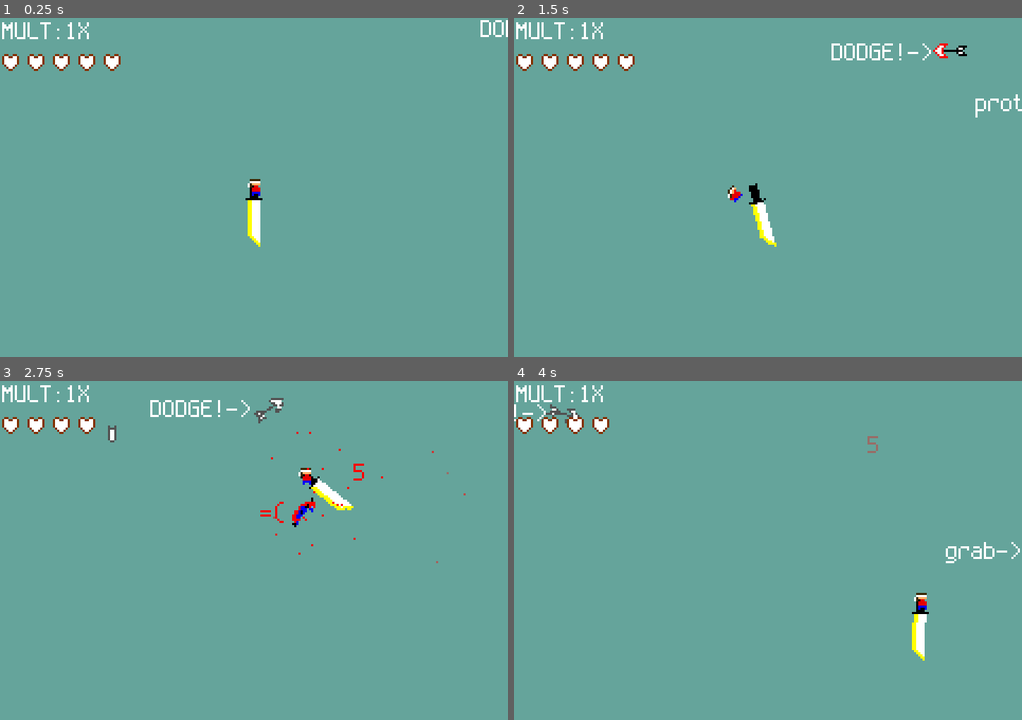
Above: before the commit, frames 1-4 (two rows, left to right).
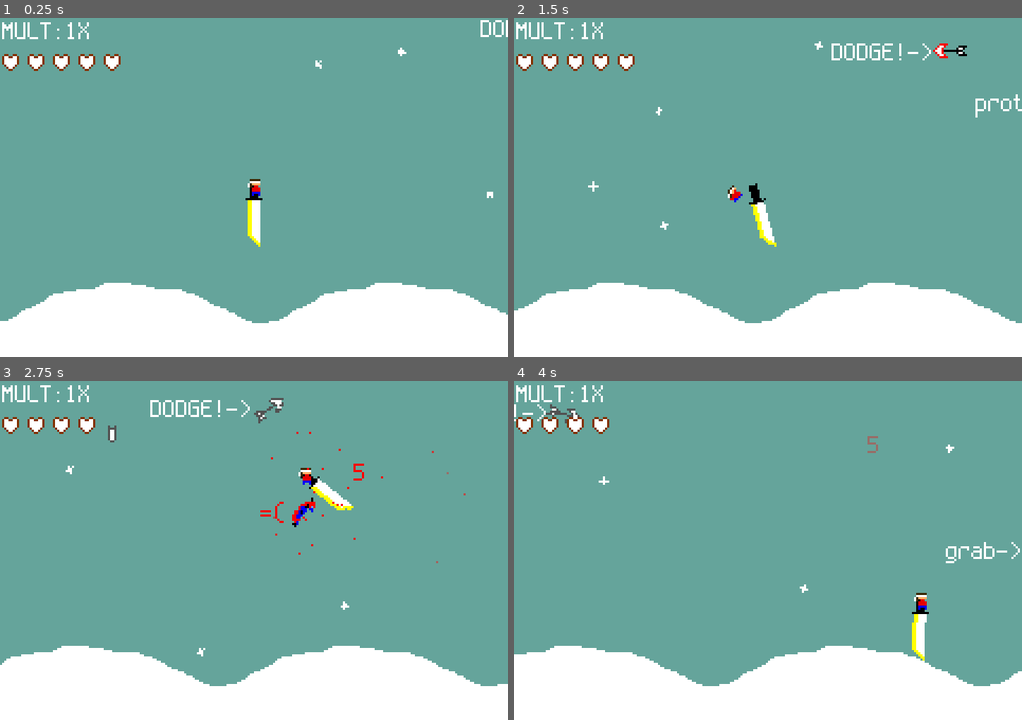
Above: after the commit, the same moments.

Repository: bytomancer/clonq-jam-2026
Game: Godot game, scene res://scn/main.tscn
Same seed, same stepped clock (60 frames per second), same inputs: the game is played once before the commit and once after it. This scene is started directly instead of the project's main scene.
Inputs (mouse positions are in pixels of both pictures, inside the frame that each line leads up to):
- Up to frame 1 (0.25 s): no input
- Up to frame 2 (1.5 s): move the mouse to (879, 170) at 0.52 s; move the mouse to (666, 204) at 1.27 s
- Up to frame 3 (2.75 s): move the mouse to (304, 475) at 2.02 s
- Up to frame 4 (4 s): move the mouse to (742, 618) at 2.77 s; move the mouse to (920, 601) at 3.52 s

The runs differ from the first frame. In frame 1, 18% of the frame differs, in the area x 0-100%, y 8-100%; in frame 2, 18%; in frame 3, 17%; in frame 4, 17%.

Commit message:
Simple bg

Diff:
--- a/godot/scn/main.tscn
+++ b/godot/scn/main.tscn
@@ -13,8 +13,12 @@
 [ext_resource type="PackedScene" uid="uid://b1ys5mywg1ejp" path="res://fab/powerup.tscn" id="14_altm0"]
 [ext_resource type="SpriteFrames" uid="uid://bjd8lfuvp151o" path="res://res/dead_heart_anim.tres" id="14_qy7k8"]
 [ext_resource type="LabelSettings" uid="uid://c757dayt8j6j7" path="res://res/default_label_setting.tres" id="15_qy7k8"]
+[ext_resource type="Texture2D" uid="uid://ccb71ndpoyfaj" path="res://ass/hill.png" id="16_qy7k8"]
 [ext_resource type="Texture2D" uid="uid://c3wm3se5ovxi0" path="res://ass/1heart.png" id="16_vwxr4"]
+[ext_resource type="Script" uid="uid://bdefsiqbv6px7" path="res://src/bg.gd" id="16_xs02v"]
 [ext_resource type="Script" uid="uid://cyv6tkosffc0q" path="res://src/area_to_keep_objects_loaded.gd" id="17_vwxr4"]
+[ext_resource type="Texture2D" uid="uid://b58t5uy85n8a7" path="res://ass/bg_bamboo.png" id="18_xs02v"]
+[ext_resource type="Texture2D" uid="uid://bq7pcsdspwwr3" path="res://ass/snow.png" id="19_nhm61"]
 
 [sub_resource type="LabelSettings" id="LabelSettings_4r6w6"]
 font = ExtResource("12_x8hhd")
@@ -162,4 +166,54 @@
 position = Vector2(230, 0)
 shape = SubResource("RectangleShape2D_qy7k8")
 
+[node name="Bg" type="Node2D" parent="." unique_id=1182029533]
+script = ExtResource("16_xs02v")
+
+[node name="PxBg" type="ParallaxBackground" parent="Bg" unique_id=1914012892]
+
+[node name="Hills" type="ParallaxLayer" parent="Bg/PxBg" unique_id=1981384917]
+motion_mirroring = Vector2(256, 0)
+
+[node name="Hill1" type="Sprite2D" parent="Bg/PxBg/Hills" unique_id=1605131171]
+position = Vector2(64, 128)
+texture = ExtResource("16_qy7k8")
+
+[node name="Hill2" type="Sprite2D" parent="Bg/PxBg/Hills" unique_id=1779287881]
+position = Vector2(192, 128)
+texture = ExtResource("16_qy7k8")
+
+[node name="Bam" type="ParallaxLayer" parent="Bg/PxBg" unique_id=1077544316]
+visible = false
+motion_mirroring = Vector2(256, 0)
+
+[node name="BgBam1" type="Sprite2D" parent="Bg/PxBg/Bam" unique_id=984634359]
+position = Vector2(52, 133)
+texture = ExtResource("18_xs02v")
+
+[node name="BgBam2" type="Sprite2D" parent="Bg/PxBg/Bam" unique_id=798655443]
+position = Vector2(133, 129)
+texture = ExtResource("18_xs02v")
+
+[node name="BgBam3" type="Sprite2D" parent="Bg/PxBg/Bam" unique_id=1920675845]
+position = Vector2(217, 131)
+texture = ExtResource("18_xs02v")
+
+[node name="Snow" type="CPUParticles2D" parent="Bg" unique_id=1860444021]
+position = Vector2(120, -100)
+amount = 45
+texture = ExtResource("19_nhm61")
+lifetime = 5.0
+preprocess = 5.0
+randomness = 0.2
+emission_shape = 3
+emission_rect_extents = Vector2(256, 8)
+direction = Vector2(-1, 0)
+gravity = Vector2(-20, 98)
+initial_velocity_min = 40.0
+initial_velocity_max = 60.0
+angular_velocity_min = 25.0
+angular_velocity_max = 100.0
+angle_min = -233.3
+angle_max = -100.0
+
 [connection signal="body_exited" from="AreaToKeepObjectsLoaded" to="AreaToKeepObjectsLoaded" method="_on_body_exited"]
--- /dev/null
+++ b/godot/src/bg.gd
@@ -0,0 +1,19 @@
+extends Node2D
+
+@export
+var hills_speed = 8.0
+
+@export
+var bam_speed = 23.0
+
+var hill_layer
+var bam_layer
+
+func _enter_tree() -> void:
+	self.hill_layer = $PxBg/Hills
+	self.bam_layer = $PxBg/Bam
+
+# Called every frame. 'delta' is the elapsed time since the previous frame.
+func _process(delta: float) -> void:
+	hill_layer.motion_offset.x -= delta * hills_speed
+	bam_layer.motion_offset.x -= delta * bam_speed
Binary file added: godot/ass/bg_bamboo.png
Not shown, added: godot/ass/bg_bamboo.png.import
Binary file added: godot/ass/hill.png
Not shown, added: godot/ass/hill.png.import
Binary file added: godot/ass/snow.png
Not shown, added: godot/ass/snow.png.import
Not shown, added: godot/src/bg.gd.uid
Not shown, added: assets/bg_bamboo.ase
Not shown, added: assets/hill.ase
Not shown, added: assets/snow.ase
